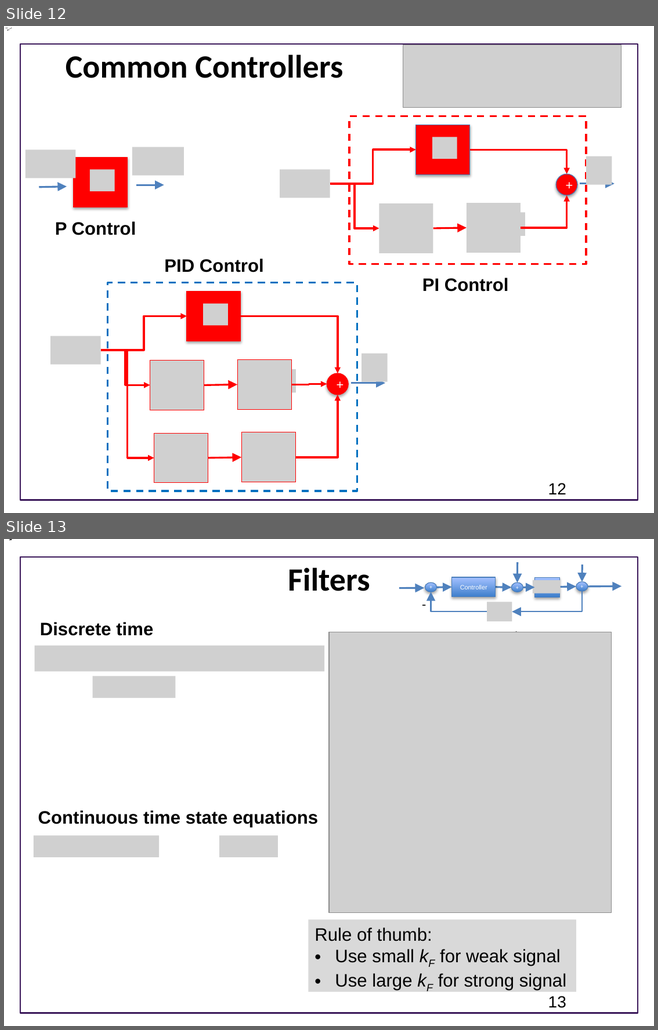
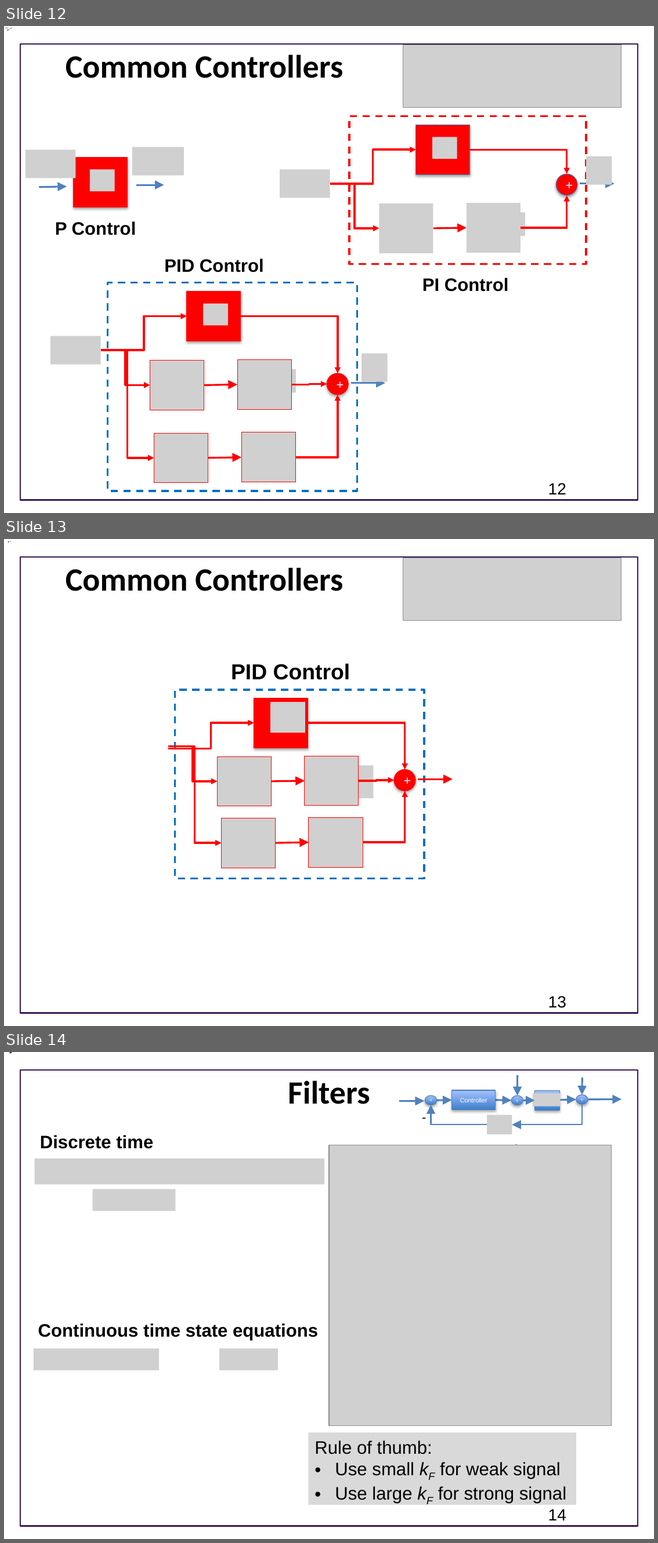
Before and after one commit to joseph-hellerstein/advanced-controls-lectures, a slide deck: lectures/Lecture 2_ Elements of closed loop systems/elements_of_closed_loop_systems.pptx. Shown one above the other, each under a label of ours: slides 12 and 13 before the commit, slides 12, 13 and 14 after it. The pictures are 658x1030 and 658x1543 pixels, drawn with LibreOffice and Linux fonts; fonts in the diff are those of the drawing; grey boxes stand for pictures; background and template pictures are left out. Boxes give left, top, right and bottom in pixels: in the first picture for what was removed or moved away, otherwise in the second. Text is boxed around its words. In the diff, an @@ line names an element or a change of style, - is before the commit and + after.

```diff
--- a/lectures/Lecture 2_ Elements of closed loop systems/elements_of_closed_loop_systems.pptx
+++ b/lectures/Lecture 2_ Elements of closed loop systems/elements_of_closed_loop_systems.pptx
@@ slide 13 added at (x1=4, y1=539, x2=654, y2=1026), background #FFFFFF; not listed: 1 template element that a slide beside it also shows @@
@@ title added at (x1=65, y1=567, x2=343, y2=591), 36 pt, text #000000, bold @@
+Common Controllers
@@ picture added at (x1=403, y1=558, x2=621, y2=620) @@
@@ text added at (x1=407, y1=620, x2=494, y2=623), 20 pt, text #000000, bold @@
+PI Control
@@ text added at (x1=231, y1=664, x2=350, y2=680), 24 pt, text #000000, bold @@
+PID Control
@@ rectangle added at (x1=175, y1=690, x2=424, y2=879), outline #0070C0 2 pt dashed @@
@@ rectangle added at (x1=254, y1=698, x2=308, y2=748), fill #FF0000, outline #FF0000 0.75 pt @@
@@ picture added at (x1=270, y1=702, x2=305, y2=733) @@
@@ elbow arrow added from (168, 749) to (254, 723), #FF0000 2.25 pt @@
@@ elbow arrow added from (308, 723) to (405, 770), #FF0000 2.25 pt @@
@@ elbow arrow added from (168, 746) to (217, 781), #FF0000 2.25 pt @@
@@ elbow arrow added from (168, 746) to (221, 843), #FF0000 2.25 pt @@
@@ picture added at (x1=217, y1=756, x2=271, y2=806) @@
@@ picture added at (x1=304, y1=756, x2=358, y2=806) @@
@@ arrow added from (271, 781) to (304, 781), #FF0000 2 pt @@
@@ picture added at (x1=338, y1=766, x2=373, y2=799) @@
@@ elbow arrow added from (359, 781) to (394, 780), #FF0000 2.25 pt @@
@@ ellipse added at (x1=394, y1=770, x2=415, y2=791), fill #FF0000, outline #FF0000 0.75 pt, 14 pt, text #FFFFFF @@
++
@@ arrow added from (418, 779) to (452, 779), #FF0000 2 pt @@
@@ elbow arrow added from (362, 842) to (405, 791), #FF0000 2.25 pt @@
@@ picture added at (x1=221, y1=819, x2=275, y2=868) @@
@@ picture added at (x1=308, y1=817, x2=362, y2=868) @@
@@ arrow added from (275, 843) to (308, 842), #FF0000 2 pt @@
@@ page number added at (x1=548, y1=996, x2=566, y2=1008), 18 pt, text #000000 @@
+13
@@ what was slide 13 is now slide 14 @@
@@ page number at (x1=548, y1=1509, x2=566, y2=1521): text changed @@
-13
+14
```
Also in this commit, not shown: 5 other files.
